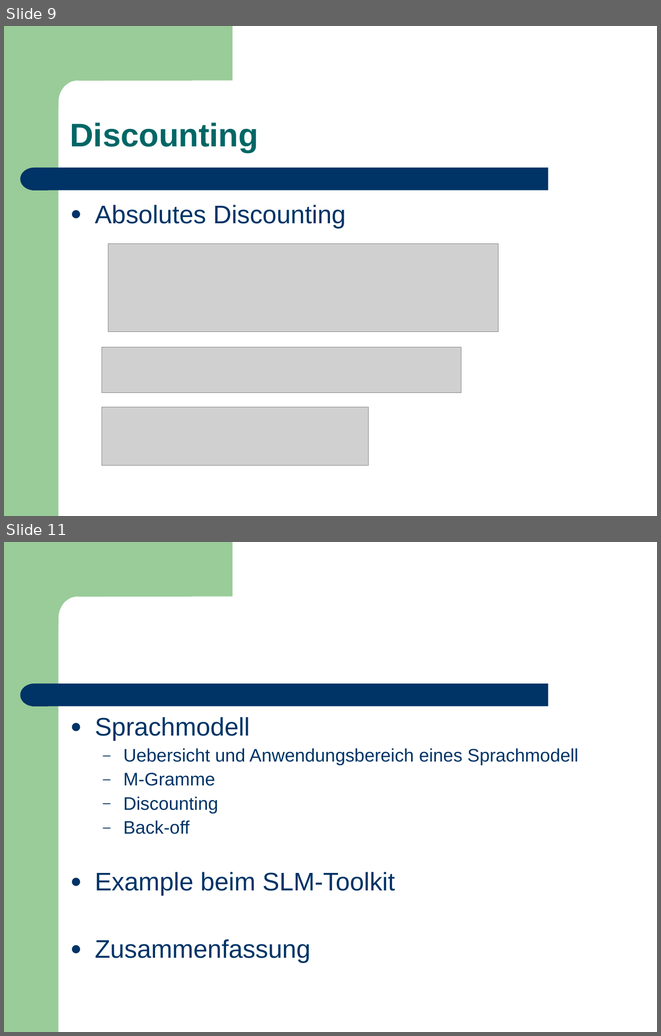
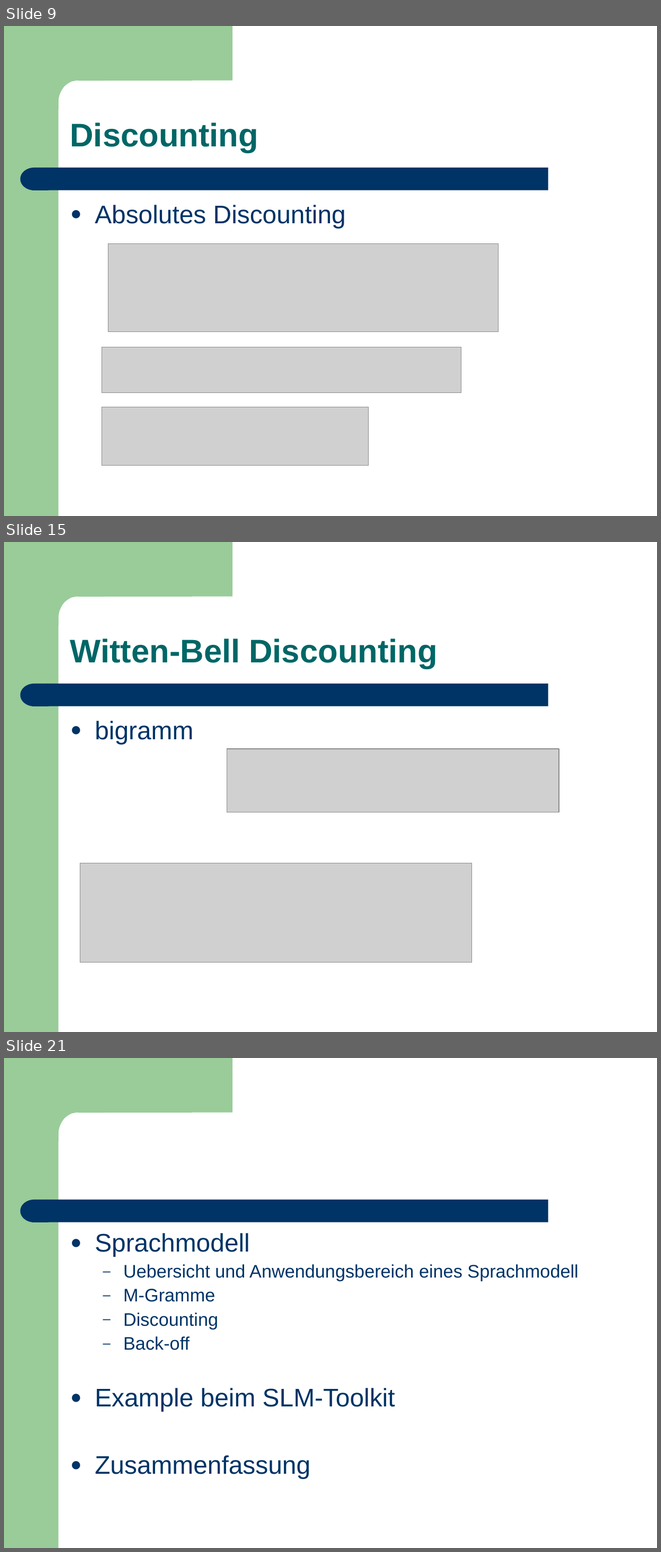
Before and after one commit to leonard117/arbeittet, a slide deck: ARS/doc/Training_Sprachmodell.ppt. Shown one above the other, each under a label of ours: slides 9 and 11 before the commit, slides 9, 15 and 21 after it; the slides between them are not shown. The pictures are 661x1036 and 661x1552 pixels, drawn with LibreOffice and Linux fonts; fonts in the diff are those of the drawing; grey boxes stand for pictures. Boxes give left, top, right and bottom in pixels: in the first picture for what was removed or moved away, otherwise in the second. Text is boxed around its words. In the diff, an @@ line names an element or a change of style, - is before the commit and + after.

```diff
--- a/ARS/doc/Training_Sprachmodell.ppt
+++ b/ARS/doc/Training_Sprachmodell.ppt
@@ slide 15 added at [4,542,657,1032], background #FFFFFF; not listed: 4 template elements that a slide beside it also shows @@
@@ text added at [70,638,437,668], 36 pt, text #006666, bold @@
+Witten-Bell Discounting
@@ text added at [95,721,193,744], 28 pt, text #003366 @@
+● bigramm
@@ picture added at [227,749,559,812] @@
@@ picture added at [80,863,472,962] @@
@@ what was slide 11 is now slide 21 @@
```
Also in this commit, not shown: 2 slides changed, 9 other slides added.
